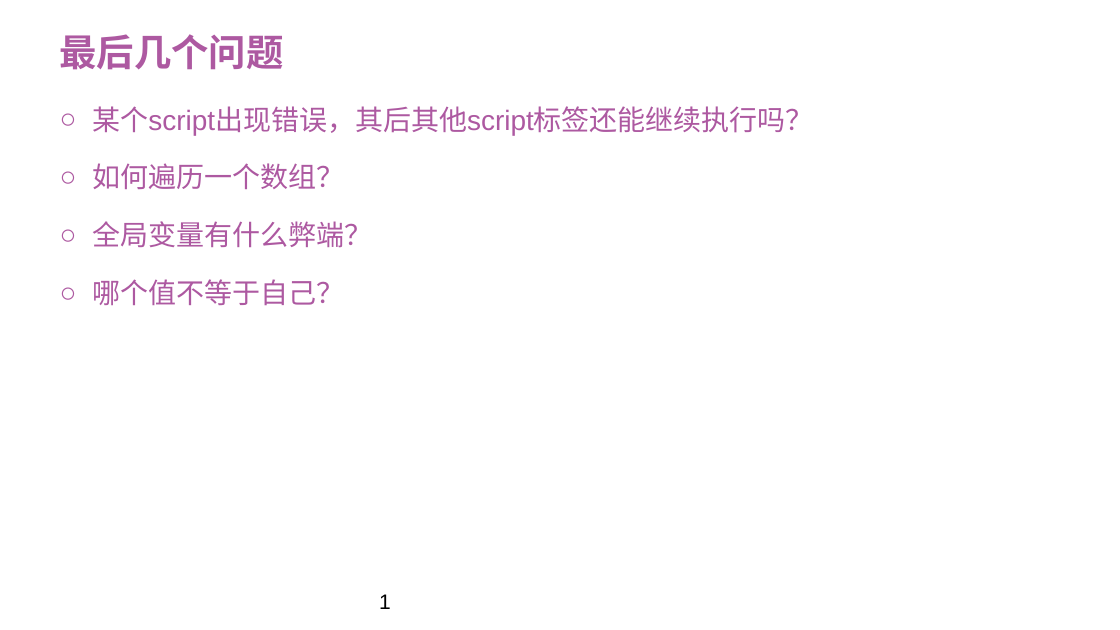
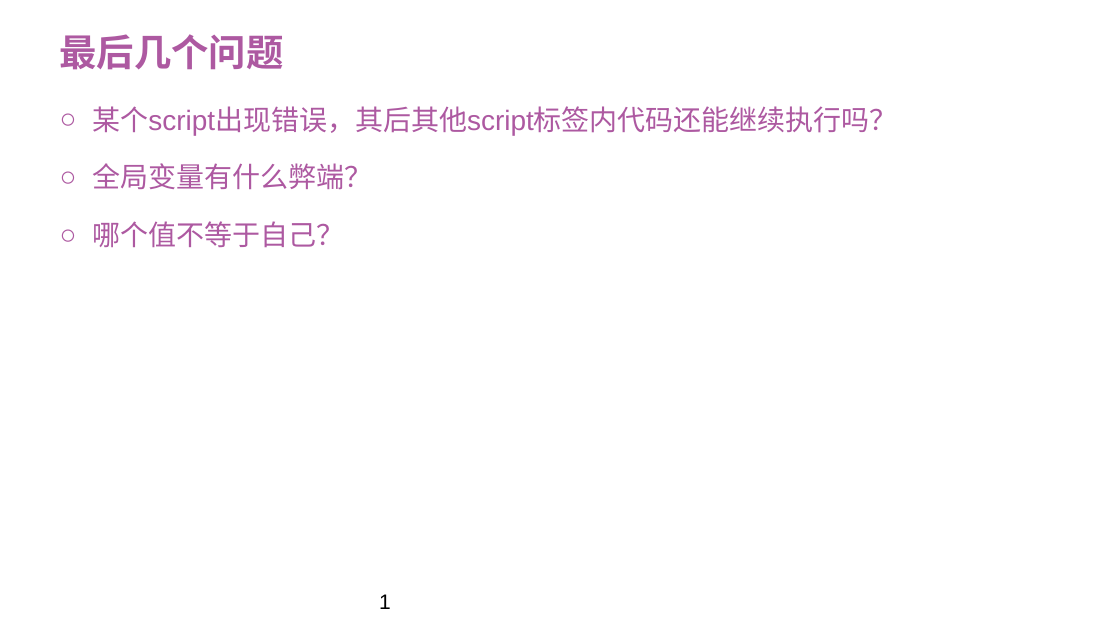
Before and after one commit to panxuepeng/javascript, a slide deck: slide 50 of ppt/1.JavaScript 基础部分.ppt. Drawn at 1120x630 pixels with LibreOffice and Linux fonts; fonts in the diff are those of the drawing; background and template pictures are left out. Boxes give left, top, right and bottom in pixels: in the first picture for what was removed or moved away, otherwise in the second. Text is boxed around its words. In the diff, an @@ line names an element or a change of style, - is before the commit and + after.

Commit message:
ppt

```diff
--- a/ppt/1.JavaScript 基础部分.ppt
+++ b/ppt/1.JavaScript 基础部分.ppt
@@ text at <box>92,106,898,136</box>: text changed @@
-○ 某个script出现错误，其后其他script标签还能继续执行吗？
-○ 如何遍历一个数组？
+○ 某个script出现错误，其后其他script标签内代码还能继续执行吗？
```
Also in this commit, not shown: 20 other files.
